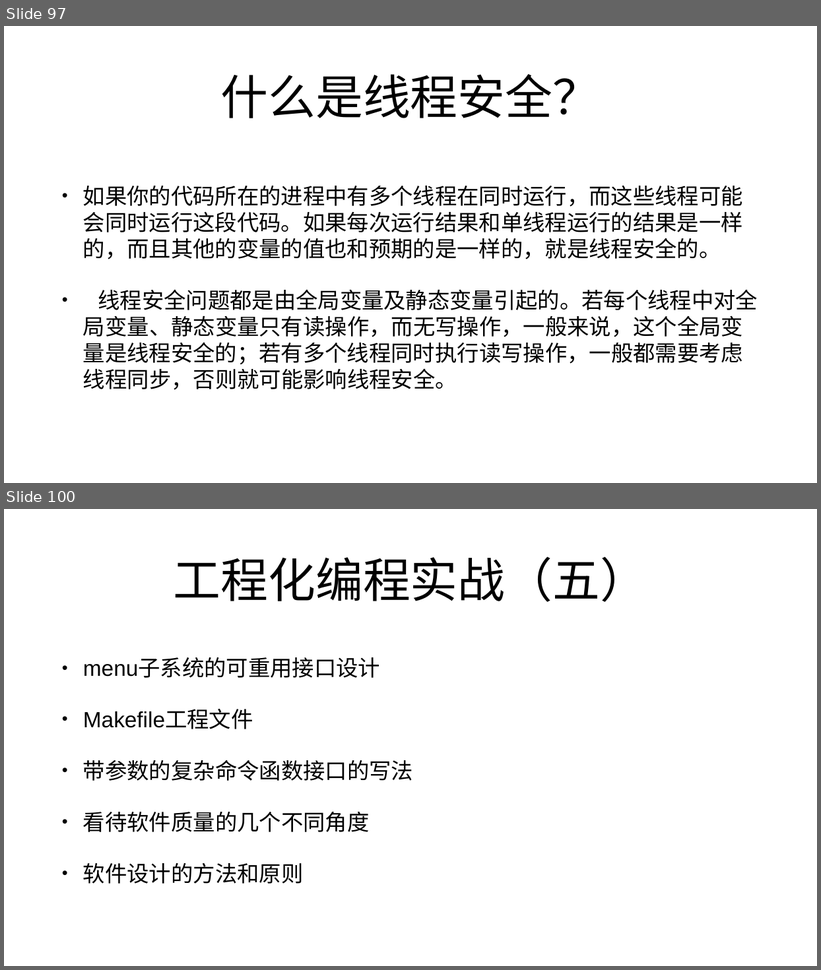
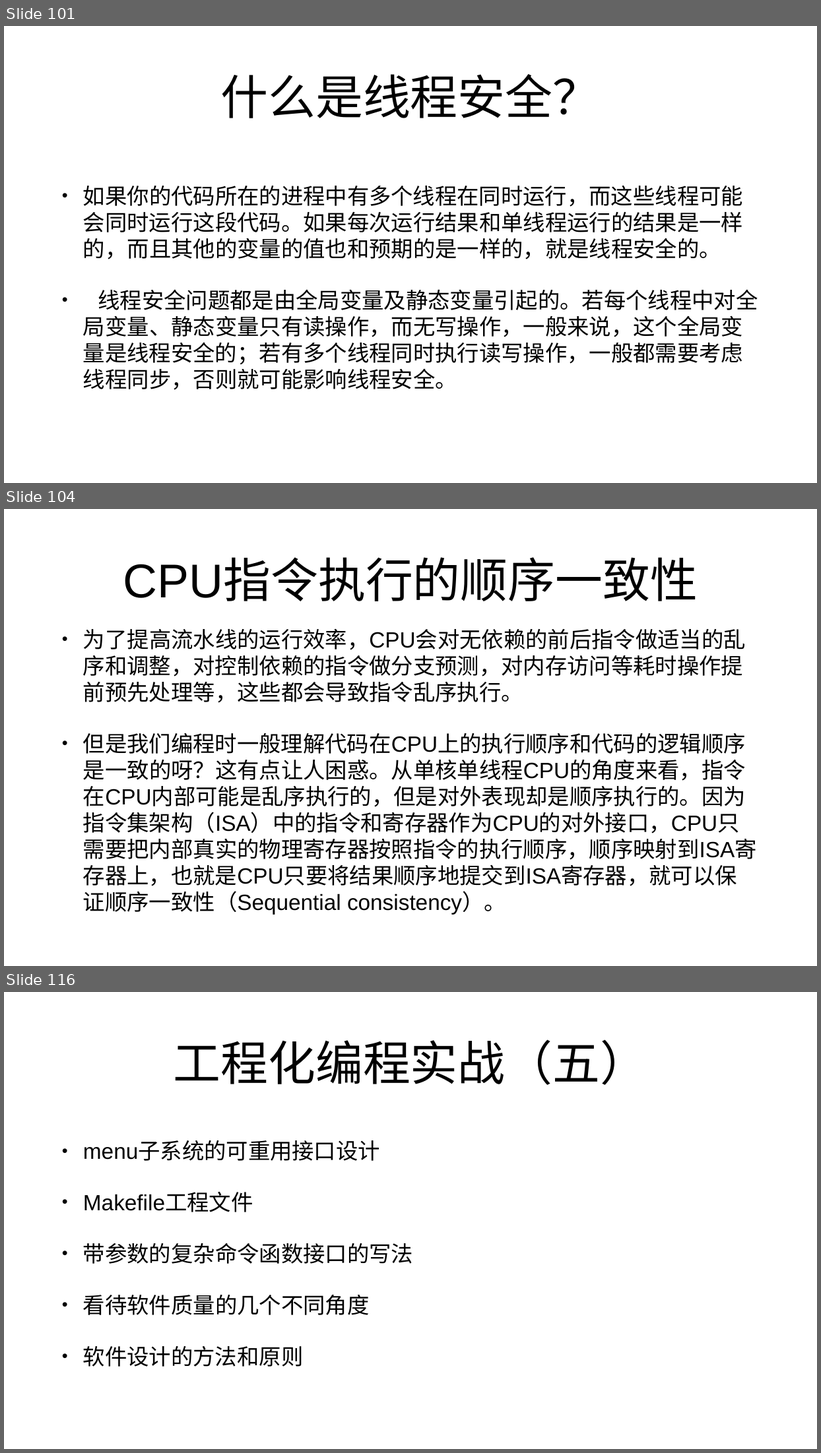
Before and after one commit to mengning/se, a slide deck: ppt/工程化编程实战——代码中的软件工程.pptx. Shown one above the other, each under a label of ours: slides 97 and 100 before the commit, slides 101, 104 and 116 after it; the slides between them are not shown. The pictures are 821x970 and 821x1453 pixels, drawn with LibreOffice and Linux fonts; fonts in the diff are those of the drawing. Boxes give left, top, right and bottom in pixels: in the first picture for what was removed or moved away, otherwise in the second. Text is boxed around its words. In the diff, an @@ line names an element or a change of style, - is before the commit and + after.

```diff
--- a/ppt/工程化编程实战——代码中的软件工程.pptx
+++ b/ppt/工程化编程实战——代码中的软件工程.pptx
@@ slide 104 added at box(4, 509, 817, 966), background #FFFFFF @@
@@ title added at box(123, 560, 698, 601), 112 pt, text #000000 @@
+CPU指令执行的顺序一致性
@@ text added at box(83, 629, 757, 915), 52 pt, text #000000 @@
+• 为了提高流水线的运行效率，CPU会对无依赖的前后指令做适当的乱序和调整，对控制依赖的指令做分支预测，对内存访问等耗时操作提前预先处理等，这些都会导致指令乱序执行。
+• 但是我们编程时一般理解代码在CPU上的执行顺序和代码的逻辑顺序是一致的呀？这有点让人困惑。从单核单线程CPU的角度来看，指令在CPU内部可能是乱序执行的，但是对外表现却是顺序执行的。因为指令集架构（ISA）中的指令和寄存器作为CPU的对外接口，CPU只需要把内部真实的物理寄存器按照指令的执行顺序，顺序映射到ISA寄存器上，也就是CPU只要将结果顺序地提交到ISA寄存器，就可以保证顺序一致性（Sequential consistency）。
@@ what was slide 97 is now slide 101 @@
@@ what was slide 100 is now slide 116 @@
```
Also in this commit, not shown: 20 slides changed, 15 other slides added, 1 other file.
